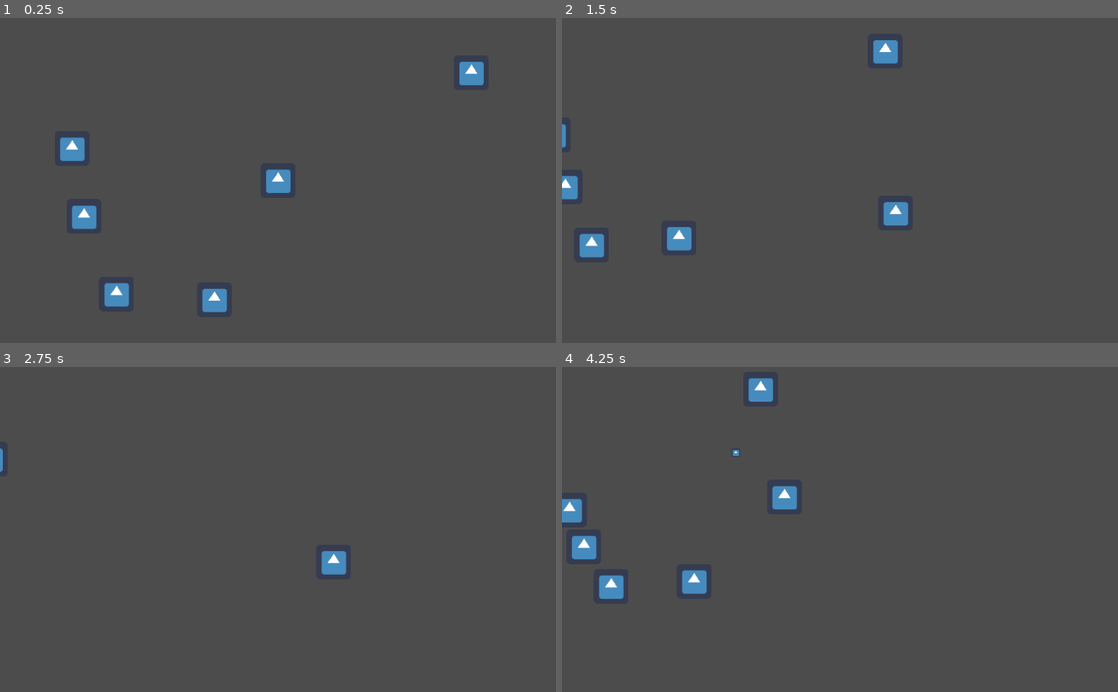
Above: before the commit, frames 1-4 (two rows, left to right).
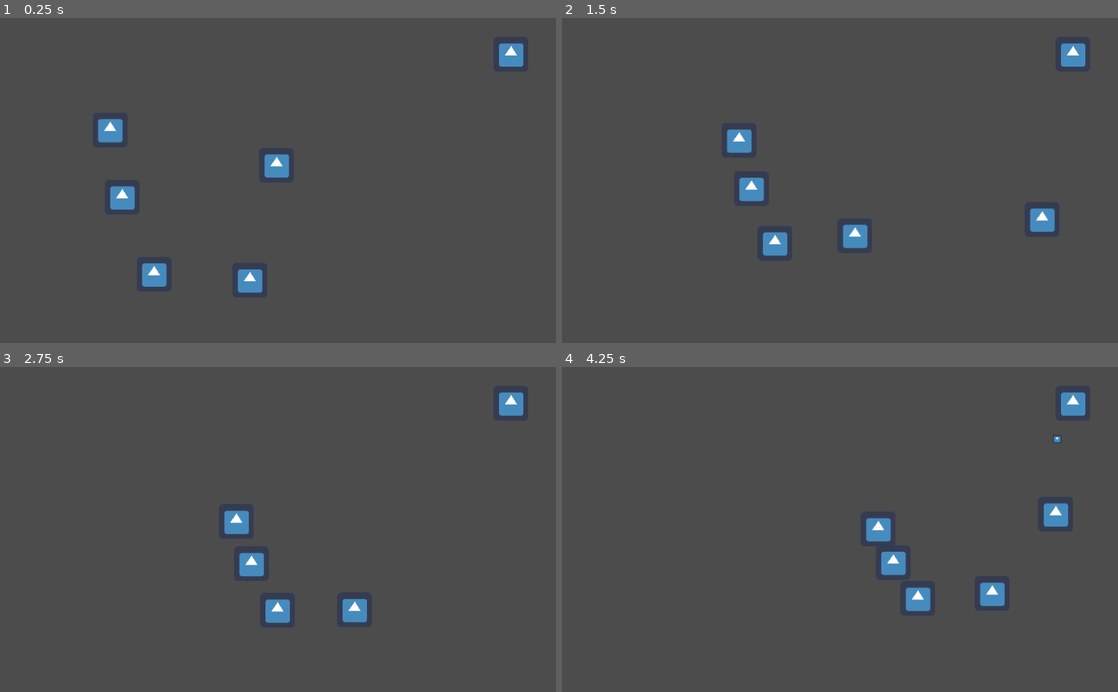
Above: after the commit, the same moments.

Repository: zainjb010/shieldman
Game: Godot game, scene res://scenes/globalnode.tscn
Same seed, same stepped clock (60 frames per second), same inputs: the game is played once before the commit and once after it. The engine's default icon, where the game draws it, is replaced by a stand-in: a white triangle on a blue panel in a dark square.
Inputs:
- Up to frame 1 (0.25 s): no input
- Up to frame 2 (1.5 s): hold Right (ui_right) 0.53-1.28 s; hold Down (ui_down) from 1.28 s (still down)
- Up to frame 3 (2.75 s): release Down (ui_down) at 2.03 s; hold Right (ui_right) from 2.03 s (still down)
- Up to frame 4 (4.25 s): release Right (ui_right) at 2.78 s; hold Up (ui_up) 2.78-3.53 s; hold Left (ui_left) from 3.53 s (still down)

The runs differ from the first frame. In frame 1, 3.7% of the frame differs, in the area x 10-95%, y 7-91%; in frame 2, 3.5%; in frame 3, 2.0%; in frame 4, 3.9%, in the area x 0-95%, y 3-76%.

Commit message:
Began generalizing code; created Entity template

Diff:
--- /dev/null
+++ b/objects/ObjectTemplates/Entity.tscn
@@ -0,0 +1,29 @@
+[gd_scene load_steps=6 format=2]
+
+[ext_resource path="res://icon.png" type="Texture" id=1]
+[ext_resource path="res://scripts/ScriptTemplates/Entity.gd" type="Script" id=2]
+[ext_resource path="res://scripts/ScriptTemplates/EntityRange.gd" type="Script" id=3]
+
+[sub_resource type="CircleShape2D" id=1]
+
+[sub_resource type="CircleShape2D" id=2]
+
+[node name="Entity" type="KinematicBody2D"]
+script = ExtResource( 2 )
+
+[node name="EntityCollision" type="CollisionShape2D" parent="."]
+shape = SubResource( 1 )
+
+[node name="Sprite" type="Sprite" parent="."]
+texture = ExtResource( 1 )
+
+[node name="ProjectileSpawner" type="Node2D" parent="."]
+
+[node name="Range" type="Area2D" parent="."]
+script = ExtResource( 3 )
+
+[node name="CollisionShape2D" type="CollisionShape2D" parent="Range"]
+shape = SubResource( 2 )
+
+[connection signal="body_entered" from="Range" to="Range" method="_on_Range_body_entered"]
+[connection signal="body_exited" from="Range" to="Range" method="_on_Range_body_exited"]
--- /dev/null
+++ b/objects/PartyMember.tscn
@@ -0,0 +1,7 @@
+[gd_scene load_steps=3 format=2]
+
+[ext_resource path="res://objects/ObjectTemplates/Entity.tscn" type="PackedScene" id=1]
+[ext_resource path="res://scripts/PartyMember.gd" type="Script" id=2]
+
+[node name="PartyMember" instance=ExtResource( 1 )]
+script = ExtResource( 2 )
--- /dev/null
+++ b/objects/Player.tscn
@@ -0,0 +1,7 @@
+[gd_scene load_steps=3 format=2]
+
+[ext_resource path="res://scripts/Player.gd" type="Script" id=1]
+[ext_resource path="res://objects/ObjectTemplates/Entity.tscn" type="PackedScene" id=2]
+
+[node name="Player" instance=ExtResource( 2 )]
+script = ExtResource( 1 )
--- a/project.godot
+++ b/project.godot
@@ -7,6 +7,16 @@
 ;   param=value ; assign values to parameters
 
 config_version=4
+
+_global_script_classes=[ {
+"base": "Resource",
+"class": "ProjectileAttack",
+"language": "GDScript",
+"path": "res://resources/Attacks/ProjectileAttack.gd"
+} ]
+_global_script_class_icons={
+"ProjectileAttack": ""
+}
 
 [application]
 
--- /dev/null
+++ b/resources/Attacks/MagicBolt.tres
@@ -0,0 +1,11 @@
+[gd_resource type="Resource" load_steps=3 format=2]
+
+[ext_resource path="res://resources/Attacks/ProjectileAttack.gd" type="Script" id=1]
+[ext_resource path="res://icon.png" type="Texture" id=2]
+
+[resource]
+script = ExtResource( 1 )
+name = "Magic Bolt"
+sprite = ExtResource( 2 )
+speed = 9.0
+cooldown = 1.0
--- /dev/null
+++ b/resources/Attacks/ProjectileAttack.gd
@@ -0,0 +1,11 @@
+extends Resource
+
+#Contains all variables defining a projectile attack
+class_name ProjectileAttack
+
+export var name : String = ""
+
+export var sprite : Texture
+
+export var speed : float
+export var cooldown : float
--- a/scenes/blank_scene.tscn
+++ b/scenes/blank_scene.tscn
@@ -1,6 +1,6 @@
 [gd_scene load_steps=4 format=2]
 
-[ext_resource path="res://objects/shieldman.tscn" type="PackedScene" id=1]
+[ext_resource path="res://objects/Player.tscn" type="PackedScene" id=1]
 [ext_resource path="res://objects/baddie.tscn" type="PackedScene" id=2]
 [ext_resource path="res://objects/mage.tscn" type="PackedScene" id=3]
 
@@ -8,9 +8,6 @@
 
 [node name="mage" parent="." instance=ExtResource( 3 )]
 position = Vector2( 941, 67 )
-
-[node name="KinematicBody2D" parent="." instance=ExtResource( 1 )]
-position = Vector2( 585, 266 )
 
 [node name="baddie" parent="." instance=ExtResource( 2 )]
 position = Vector2( 456, 508 )
@@ -23,3 +20,6 @@
 
 [node name="baddie4" parent="." instance=ExtResource( 2 )]
 position = Vector2( 267, 490 )
+
+[node name="Player" parent="." instance=ExtResource( 1 )]
+position = Vector2( 509.249, 271.759 )
--- a/scenes/globalnode.tscn
+++ b/scenes/globalnode.tscn
@@ -6,8 +6,8 @@
 [node name="GlobalNode" type="Node2D"]
 script = ExtResource( 2 )
 
-[node name="inputmanager" type="Node" parent="."]
+[node name="InputManager" type="Node" parent="."]
 
-[node name="currentscene" type="Node" parent="."]
+[node name="CurrentScene" type="Node" parent="."]
 
-[node name="blankscene" parent="currentscene" instance=ExtResource( 1 )]
+[node name="BlankScene" parent="CurrentScene" instance=ExtResource( 1 )]
--- /dev/null
+++ b/scripts/PartyMember.gd
@@ -0,0 +1,16 @@
+extends "res://scripts/ScriptTemplates/Entity.gd"
+
+
+# Declare member variables here. Examples:
+# var a = 2
+# var b = "text"
+
+
+# Called when the node enters the scene tree for the first time.
+func _ready():
+	pass # Replace with function body.
+
+
+# Called every frame. 'delta' is the elapsed time since the previous frame.
+#func _process(delta):
+#	pass
--- /dev/null
+++ b/scripts/Player.gd
@@ -0,0 +1,20 @@
+extends "res://scripts/ScriptTemplates/Entity.gd"
+
+signal positionChanged(position)
+
+func _ready():
+	connect("positionChanged", globalData, "updatePosition")
+	#Set other entity variables here
+	health = 20
+	entityCollision.shape.radius = 32
+
+func _physics_process(delta):
+	if global_position != previousPosition:
+			emit_signal("positionChanged", global_position)
+	var inputvector = Vector2 (
+		Input.get_action_strength("ui_right") - Input.get_action_strength("ui_left"),
+		Input.get_action_strength("ui_down") - Input.get_action_strength("ui_up")
+	)
+	moveDirection = inputvector.normalized() #
+	previousPosition = global_position
+	move(moveDirection)
--- /dev/null
+++ b/scripts/ScriptTemplates/Entity.gd
@@ -0,0 +1,31 @@
+extends KinematicBody2D
+
+#Template to be used for entities that interact with the combat system
+
+onready var globalData = get_tree().get_root().get_node("GlobalNode")
+
+onready var entityCollision = $EntityCollision
+onready var projectileSpawner = $ProjectileSpawner
+onready var attackRange = $Range
+
+var currentTarget = null
+var moveDirection = Vector2(0, 0)
+var previousPosition = Vector2(0, 0)
+
+export var health = 0
+export var attacks = []
+export var speed = 500
+export var collisionRadius = 32
+export var detectionRadius = 0
+
+# Called when the node enters the scene tree for the first time.
+func _ready():
+	entityCollision.shape.radius = collisionRadius
+	attackRange.area.shape.radius = detectionRadius
+
+func move(direction):
+	previousPosition = global_position
+	move_and_slide(speed * moveDirection)
+
+func attack():
+	pass
--- /dev/null
+++ b/scripts/ScriptTemplates/EntityRange.gd
@@ -0,0 +1,36 @@
+extends Area2D
+
+onready var area = $CollisionShape2D
+
+var nearbyEntities = []
+
+func _ready():
+	pass
+
+#Handles finding closest enemies to the entity
+func findClosestCanvasItemInArray(globalPosition: Vector2, canvasItems: Array) -> CanvasItem:
+	assert(canvasItems != null)
+
+	var closestCanvasItem = null
+	var closestDistanceSquared = INF
+
+	for canvasItem in canvasItems:
+		assert(canvasItem is CanvasItem)
+
+		var distanceSquared = globalPosition.distance_squared_to(canvasItem.global_position)
+
+		if not closestCanvasItem or distanceSquared < closestDistanceSquared:
+			closestCanvasItem = canvasItem
+			closestDistanceSquared = distanceSquared
+
+	return closestCanvasItem
+
+func _on_Range_body_entered(body):
+	var type = body.get_meta("type")
+	if type == "baddie":
+		nearbyEntities.append(body)
+
+func _on_Range_body_exited(body):
+	var type = body.get_meta("type")
+	if type == "baddie":
+		nearbyEntities.erase(body)
